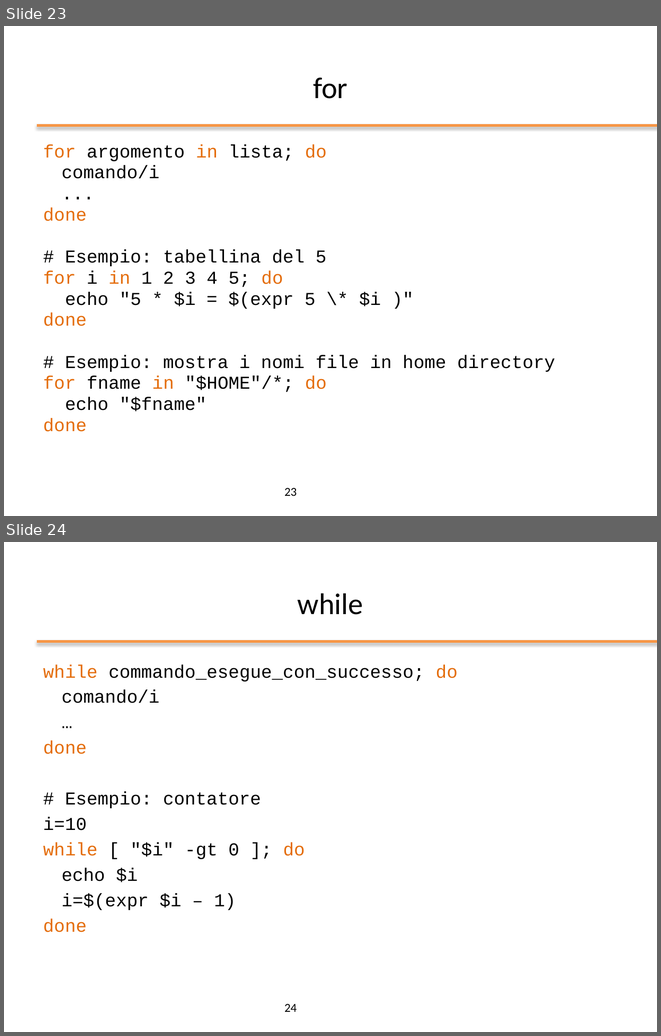
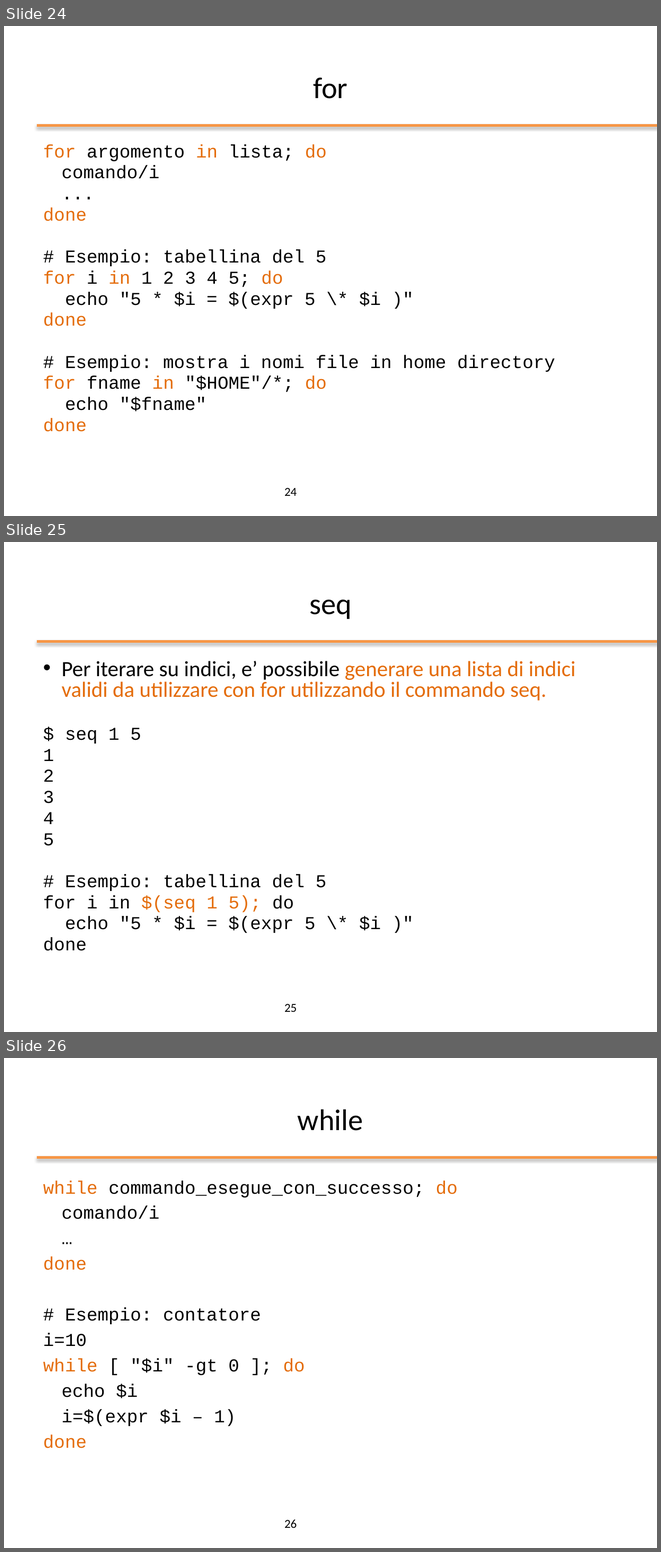
Before and after one commit to nbicocchi/operatingsystemsbsc, a slide deck: slides/ppt/03_Bash Scripting.pptx. Shown one above the other, each under a label of ours: slides 23 and 24 before the commit, slides 24, 25 and 26 after it. The pictures are 661x1036 and 661x1552 pixels, drawn with LibreOffice and Linux fonts; fonts in the diff are those of the drawing; background and template pictures are left out. Boxes give left, top, right and bottom in pixels: in the first picture for what was removed or moved away, otherwise in the second. Text is boxed around its words. In the diff, an @@ line names an element or a change of style, - is before the commit and + after.

```diff
--- a/slides/ppt/03_Bash Scripting.pptx
+++ b/slides/ppt/03_Bash Scripting.pptx
@@ slide 25 added at <box>4,542,657,1032</box>, background #FFFFFF; not listed: 1 template element that a slide beside it also shows @@
@@ title added at <box>309,599,352,619</box>, 33 pt, text #000000 @@
+seq
@@ text added at <box>43,661,576,951</box>, 24 pt, text #000000 @@
+• Per iterare su indici, e’ possibile generare una lista di indici validi da utilizzare con for utilizzando il commando seq.
+$ seq 1 5
+1
+2
+3
+4
+5
+# Esempio: tabellina del 5
+for i in $(seq 1 5); do
+echo "5 * $i = $(expr 5 \* $i )"
+done
@@ page number added at <box>284,1004,297,1012</box>, 13.5 pt, text #000000 @@
+25
@@ what was slide 23 is now slide 24 @@
@@ page number at <box>284,488,297,496</box>: text changed @@
-23
+24
@@ what was slide 24 is now slide 26 @@
@@ page number at <box>284,1519,297,1528</box>: text changed @@
-24
+26
```
Also in this commit, not shown: 1 slide changed, 1 other slide added, 1 other file.
